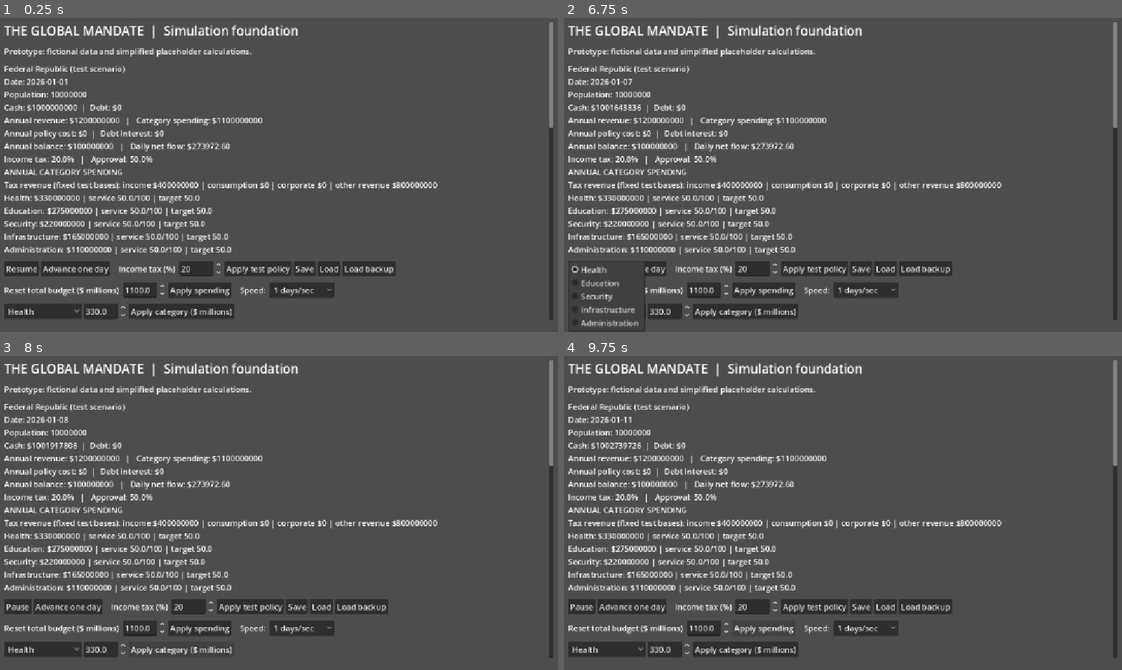
Above: before the commit, frames 1-4 (two rows, left to right).
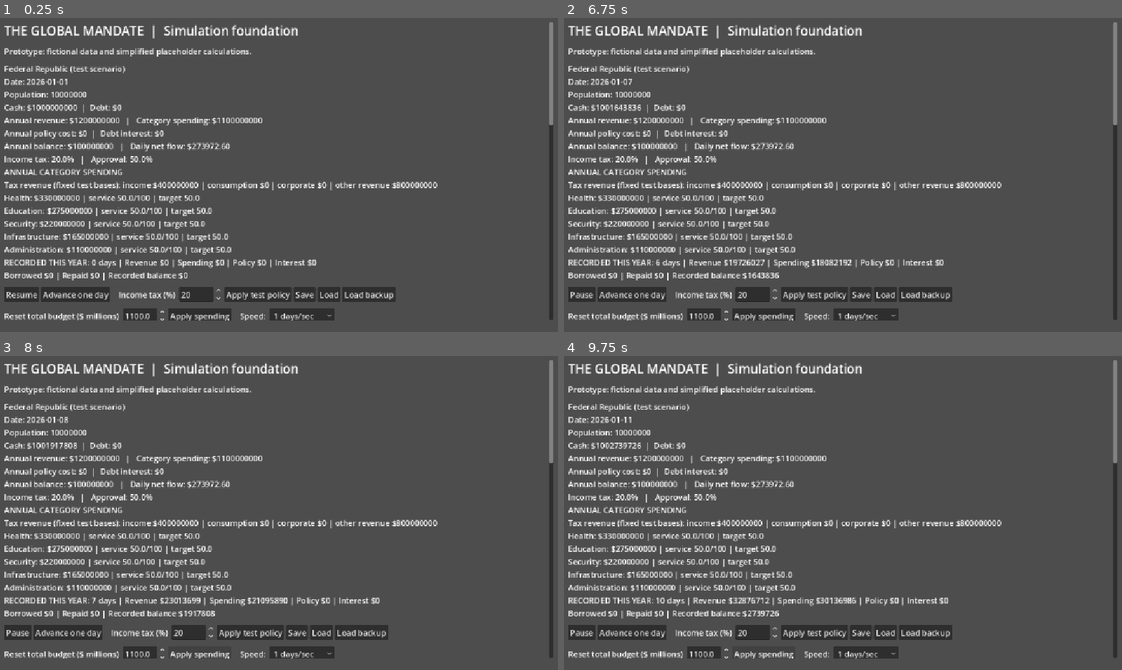
Above: after the commit, the same moments.

Repository: bhavishyadash/the-global-mandate
Game: Godot game, scene res://main.tscn
The game is run twice, just before and just after one commit, with the same random seed, the same clock (stepped at 60 frames per second) and the same inputs.
Inputs (mouse positions are in pixels of both pictures, inside the frame that each line leads up to):
- Up to frame 1 (0.25 s): no input
- Up to frame 2 (6.75 s): click "Advance one day" at 0.5 s; click "Save" at 1.25 s; click "Resume" at 2 s; click "Advance one day" at 2.75 s; click "Save" at 3.5 s; click "Apply test policy" at 4.25 s; click "Apply spending" at 5 s; click "1 days/sec" at 5.75 s; click (608, 310) at 6.5 s, where only the run before the commit has a clickable "Health"
- Up to frame 3 (8 s): click (184, 648) at 7.25 s, where only the run before the commit has a clickable "Apply category ($ millions)"
- Up to frame 4 (9.75 s): click "Advance one day" at 8 s; click "Apply test policy" at 8.75 s; click "Apply spending" at 9.5 s

The runs differ from the first frame. In frame 1, 7.9% of the frame differs, in the area x 0-100%, y 33-97%; in frame 2, 7.2%; in frame 3, 7.6%; in frame 4, 7.7%.

Commit message:
Session 35: record fiscal flows and annual history

Diff:
--- a/simulation/world.gd
+++ b/simulation/world.gd
@@ -28,6 +28,8 @@
 	"corporate_tax_rate": 0.0,
 	"approval": 50.0,
 }
+var fiscal: Dictionary = _new_fiscal_period(false)
+var previous_fiscal: Dictionary = {}
 var events: Array[String] = ["Scenario started. All figures are fictional test data."]
 const MAX_EVENTS := 200
 
@@ -53,7 +55,17 @@
 	return annual_balance() / (366.0 if is_leap_year(date.year) else 365.0)
 
 func advance_day() -> void:
-	var balance := daily_balance()
+	var divisor := 366.0 if is_leap_year(date.year) else 365.0
+	var revenue: float = country.annual_revenue / divisor
+	var spending: float = country.annual_spending / divisor
+	var policy: float = policy_annual_cost() / divisor
+	var interest: float = debt_interest() / divisor
+	var balance := revenue - spending - policy - interest
+	fiscal.days += 1
+	fiscal.revenue += revenue
+	fiscal.spending += spending
+	fiscal.policy += policy
+	fiscal.interest += interest
 	if balance < 0.0:
 		var expense := -balance
 		var cash_used: float = minf(country.treasury, expense)
@@ -63,9 +75,11 @@
 			if country.debt <= 0.0:
 				add_event("Cash exhausted; government borrowing began.")
 			country.debt += borrowing
+			fiscal.borrowed += borrowing
 	else:
 		var repayment: float = minf(country.debt, balance)
 		country.debt -= repayment
+		fiscal.repaid += repayment
 		country.treasury += balance - repayment
 	services.advance_day(country.spending_categories, country.population)
 	politics.apply_service_bonuses(services.group_bonuses())
@@ -81,6 +95,8 @@
 		date.month += 1
 		if date.month > 12:
 			date.month = 1
+			previous_fiscal = fiscal.duplicate(true)
+			fiscal = _new_fiscal_period(false)
 			date.year += 1
 			if date.year >= 2030 and (date.year - 2030) % 4 == 0:
 				_conduct_election()
@@ -108,7 +124,7 @@
 	var file := FileAccess.open(temporary, FileAccess.WRITE)
 	if file == null:
 		return "Could not open the save file for writing."
-	file.store_string(JSON.stringify({"version": 7, "date": date, "country": country, "events": events, "politics": politics.export_state(), "services": services.export_state(), "institutions": institutions.export_state()}))
+	file.store_string(JSON.stringify({"version": 8, "fiscal": fiscal, "previous_fiscal": previous_fiscal, "date": date, "country": country, "events": events, "politics": politics.export_state(), "services": services.export_state(), "institutions": institutions.export_state()}))
 	file.flush()
 	var error := file.get_error()
 	file.close()
@@ -158,7 +174,7 @@
 	if json.parse(file.get_as_text()) != OK:
 		return "Save contains invalid JSON."
 	var parsed: Variant = json.data
-	if not parsed is Dictionary or (parsed.get("version") != 1 and parsed.get("version") != 2 and parsed.get("version") != 3 and parsed.get("version") != 4 and parsed.get("version") != 5 and parsed.get("version") != 6 and parsed.get("version") != 7):
+	if not parsed is Dictionary or (parsed.get("version") != 1 and parsed.get("version") != 2 and parsed.get("version") != 3 and parsed.get("version") != 4 and parsed.get("version") != 5 and parsed.get("version") != 6 and parsed.get("version") != 7 and parsed.get("version") != 8):
 		return "Save is invalid or uses an unsupported version."
 	var d: Variant = parsed.get("date")
 	var c: Variant = parsed.get("country")
@@ -236,7 +252,18 @@
 		for i in range(loaded_politics.groups.size()):
 			if absf(loaded_politics.groups[i].service_bonus - bonuses[i]) > 0.001:
 				return "Save has inconsistent service effects."
+	var loaded_fiscal: Dictionary = _new_fiscal_period(true)
+	var loaded_previous: Dictionary = {}
+	if parsed.version >= 8:
+		if not _valid_fiscal_period(parsed.get("fiscal")) or not parsed.get("previous_fiscal") is Dictionary:
+			return "Save has invalid fiscal history."
+		if not parsed.previous_fiscal.is_empty() and not _valid_fiscal_period(parsed.previous_fiscal):
+			return "Save has invalid fiscal history."
+		loaded_fiscal = parsed.fiscal.duplicate(true)
+		loaded_previous = parsed.previous_fiscal.duplicate(true)
 	date = {"year": year, "month": month, "day": day}
+	fiscal = loaded_fiscal
+	previous_fiscal = loaded_previous
 	country = c.duplicate(true)
 	country.population = int(c.population)
 	politics = loaded_politics
@@ -246,6 +273,17 @@
 	for event in e:
 		events.append(event)
 	return ""
+
+static func _new_fiscal_period(partial: bool) -> Dictionary:
+	return {"days": 0, "partial": partial, "revenue": 0.0, "spending": 0.0, "policy": 0.0, "interest": 0.0, "borrowed": 0.0, "repaid": 0.0}
+
+static func _valid_fiscal_period(period: Variant) -> bool:
+	if not period is Dictionary or not period.get("partial") is bool or not _is_whole_number(period.get("days")) or period.days < 0 or period.days > 366:
+		return false
+	for key in ["revenue", "spending", "policy", "interest", "borrowed", "repaid"]:
+		if not _is_number(period.get(key)) or period[key] < 0.0:
+			return false
+	return true
 
 static func _is_whole_number(value: Variant) -> bool:
 	return (value is int or value is float) and is_finite(float(value)) and float(value) == floorf(float(value))
--- a/tests/simulation_test.gd
+++ b/tests/simulation_test.gd
@@ -9,6 +9,48 @@
 		world.advance_day()
 	assert(world.date == {"year": 2027, "month": 1, "day": 1})
 	assert(absf(world.country.treasury - initial_treasury - 100000000.0) < 1.0)
+	assert(world.previous_fiscal.days == 365 and world.fiscal.days == 0)
+	assert(absf(world.previous_fiscal.revenue - 1200000000.0) < 1.0)
+	assert(absf(world.previous_fiscal.spending - 1100000000.0) < 1.0)
+	assert(not world.previous_fiscal.partial)
+	var ledger_world = World.new()
+	ledger_world.country.treasury = 0.0
+	assert(ledger_world.set_annual_spending(2000000000.0))
+	ledger_world.advance_day()
+	assert(ledger_world.fiscal.borrowed > 0.0)
+	assert(is_equal_approx(ledger_world.country.debt, ledger_world.fiscal.borrowed))
+	assert(ledger_world.set_annual_spending(0.0))
+	ledger_world.advance_day()
+	assert(ledger_world.fiscal.interest > 0.0 and ledger_world.fiscal.repaid > 0.0)
+	var accounting_balance: float = ledger_world.fiscal.revenue - ledger_world.fiscal.spending - ledger_world.fiscal.policy - ledger_world.fiscal.interest
+	assert(absf(ledger_world.country.treasury - ledger_world.country.debt - accounting_balance) < 0.01)
+	var ledger_path := "res://tests/fiscal_test.json"
+	assert(ledger_world.save_game(ledger_path).is_empty())
+	var ledger_loaded = World.new()
+	assert(ledger_loaded.load_game(ledger_path).is_empty())
+	assert(ledger_loaded.fiscal.days == ledger_world.fiscal.days)
+	assert(is_equal_approx(ledger_loaded.fiscal.revenue, ledger_world.fiscal.revenue))
+	assert(is_equal_approx(ledger_loaded.fiscal.borrowed, ledger_world.fiscal.borrowed))
+	ledger_loaded.advance_day()
+	ledger_world.advance_day()
+	assert(ledger_loaded.fiscal.days == ledger_world.fiscal.days)
+	assert(is_equal_approx(ledger_loaded.fiscal.interest, ledger_world.fiscal.interest))
+	var ledger_file := FileAccess.open(ledger_path, FileAccess.READ)
+	var ledger_data: Dictionary = JSON.parse_string(ledger_file.get_as_text())
+	ledger_file.close()
+	ledger_data.fiscal.interest = -1.0
+	ledger_file = FileAccess.open(ledger_path, FileAccess.WRITE)
+	ledger_file.store_string(JSON.stringify(ledger_data))
+	ledger_file.close()
+	assert(not ledger_loaded.load_game(ledger_path).is_empty())
+	ledger_data.version = 7
+	ledger_file = FileAccess.open(ledger_path, FileAccess.WRITE)
+	ledger_file.store_string(JSON.stringify(ledger_data))
+	ledger_file.close()
+	assert(ledger_loaded.load_game(ledger_path).is_empty())
+	assert(ledger_loaded.fiscal.partial and ledger_loaded.fiscal.days == 0)
+	DirAccess.remove_absolute(ProjectSettings.globalize_path(ledger_path))
+	DirAccess.remove_absolute(ProjectSettings.globalize_path(ledger_path + ".bak"))
 	assert(world.set_income_tax(0.25))
 	assert(is_equal_approx(world.country.annual_revenue, 1300000000.0))
 	assert(is_equal_approx(world.income_tax_revenue(), 500000000.0))
--- a/ui/main.gd
+++ b/ui/main.gd
@@ -306,6 +306,12 @@
 	budget_lines.append("Tax revenue (fixed test bases): income $%.0f | consumption $%.0f | corporate $%.0f | other revenue $%.0f" % [world.income_tax_revenue(), consumption_revenue, corporate_revenue, c.annual_revenue - world.income_tax_revenue() - consumption_revenue - corporate_revenue])
 	for category in World.CATEGORY_SHARES:
 		budget_lines.append("%s: $%.0f | service %.1f/100 | target %.1f" % [category, c.spending_categories[category], world.services.levels[category], world.services.target(category, c.spending_categories[category], c.population)])
+	var ledger: Dictionary = world.fiscal
+	budget_lines.append("RECORDED THIS YEAR: %d days%s | Revenue $%.0f | Spending $%.0f | Policy $%.0f | Interest $%.0f" % [ledger.days, " (partial history)" if ledger.partial else "", ledger.revenue, ledger.spending, ledger.policy, ledger.interest])
+	budget_lines.append("Borrowed $%.0f | Repaid $%.0f | Recorded balance $%.0f" % [ledger.borrowed, ledger.repaid, ledger.revenue - ledger.spending - ledger.policy - ledger.interest])
+	if not world.previous_fiscal.is_empty():
+		var previous: Dictionary = world.previous_fiscal
+		budget_lines.append("PREVIOUS YEAR: %d days%s | Revenue $%.0f | Total expenses $%.0f | Borrowed $%.0f | Repaid $%.0f" % [previous.days, " (partial history)" if previous.partial else "", previous.revenue, previous.spending + previous.policy + previous.interest, previous.borrowed, previous.repaid])
 	summary.text += "\n" + "\n".join(budget_lines)
 	var lines := PackedStringArray(["POLITICS — fictional test model"])
 	for group in world.politics.groups:
Not shown, changed: docs/GAME_DEVELOPMENT_REPORT.md
Not shown, changed: docs/SESSION_35.md
Not shown, changed: docs/SIMULATION_ARCHITECTURE.md
